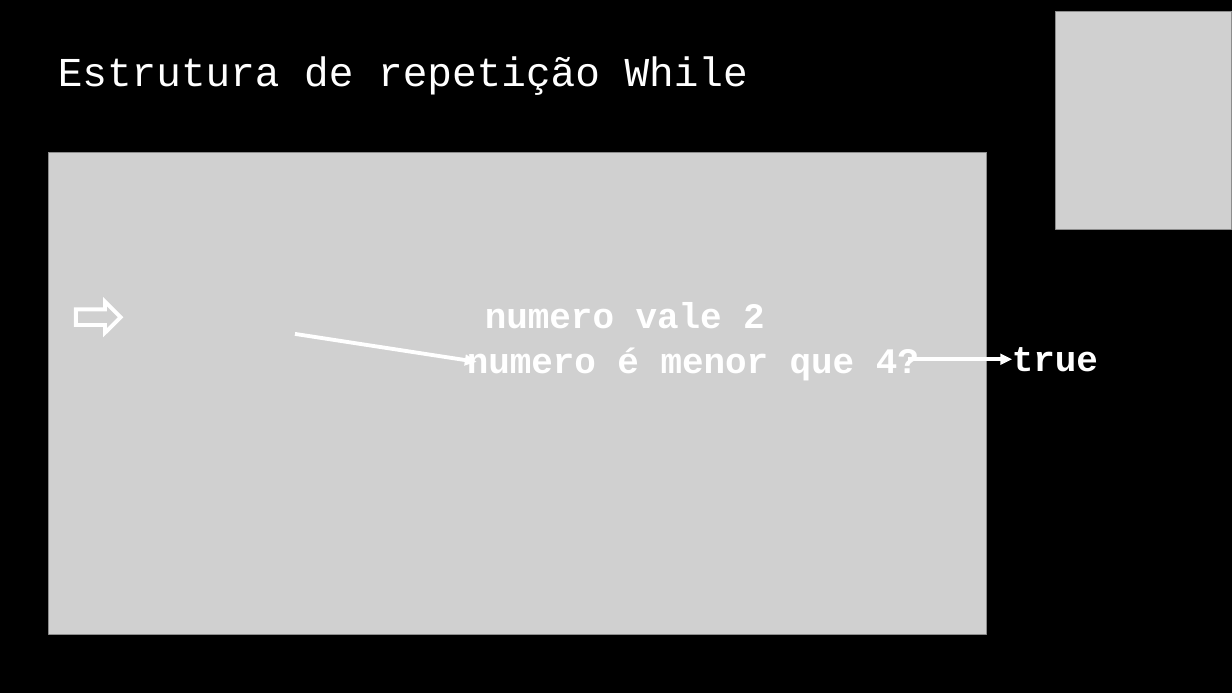
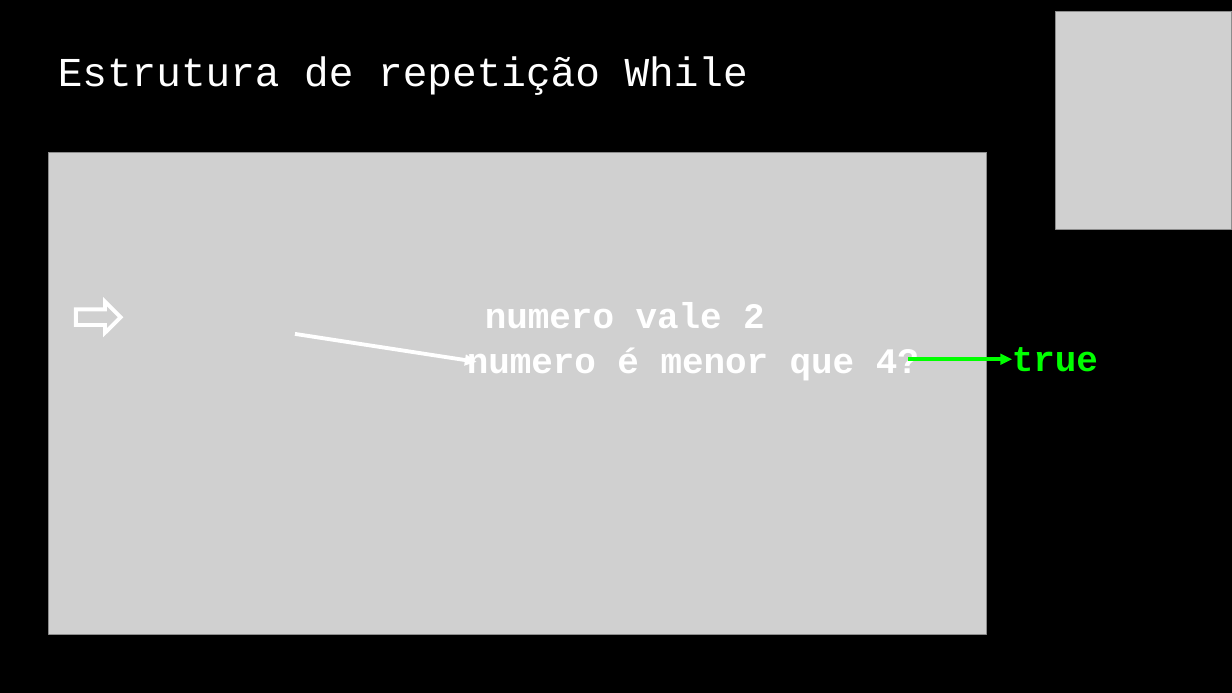
Before and after one commit to jrdutra/algoritmos, a slide deck: slide 31 of material_de_apoio/resumo_pratico.pptx. Drawn at 1232x693 pixels with LibreOffice and Linux fonts; fonts in the diff are those of the drawing; grey boxes stand for pictures. Boxes give left, top, right and bottom in pixels: in the first picture for what was removed or moved away, otherwise in the second. Text is boxed around its words. In the diff, an @@ line names an element or a change of style, - is before the commit and + after.

```diff
--- a/material_de_apoio/resumo_pratico.pptx
+++ b/material_de_apoio/resumo_pratico.pptx
@@ text "true" at [1012,347,1098,372]: text colour #FFFFFF to #00FF00 @@
@@ arrow (909, 360) - (1012, 360): stroke #FFFFFF 3 pt to #00FF00 3 pt @@
```
Also in this commit, not shown: 3 other slides changed, 14 slides added.
